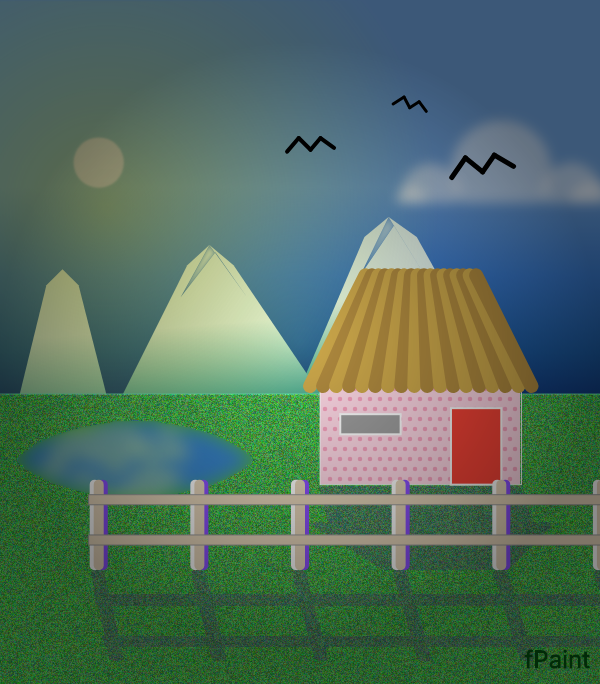
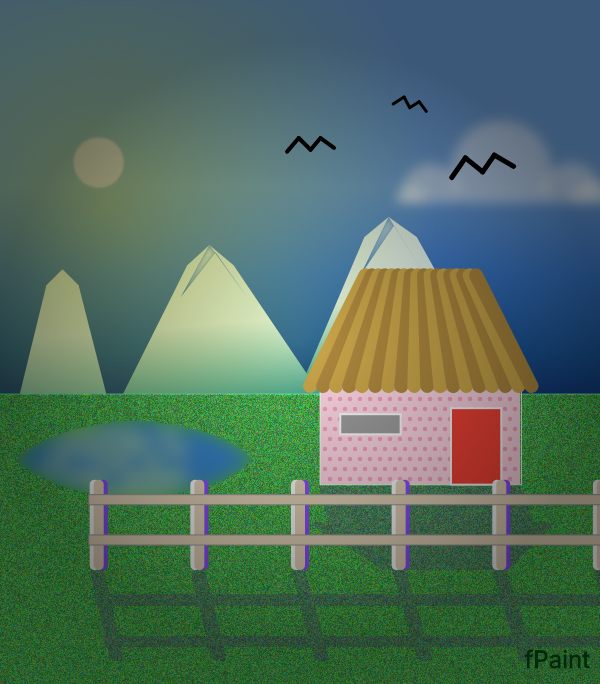
Layers edited between the first and the second 600px x 684px image:
painted on "Land" over [0, 394, 600, 684]
